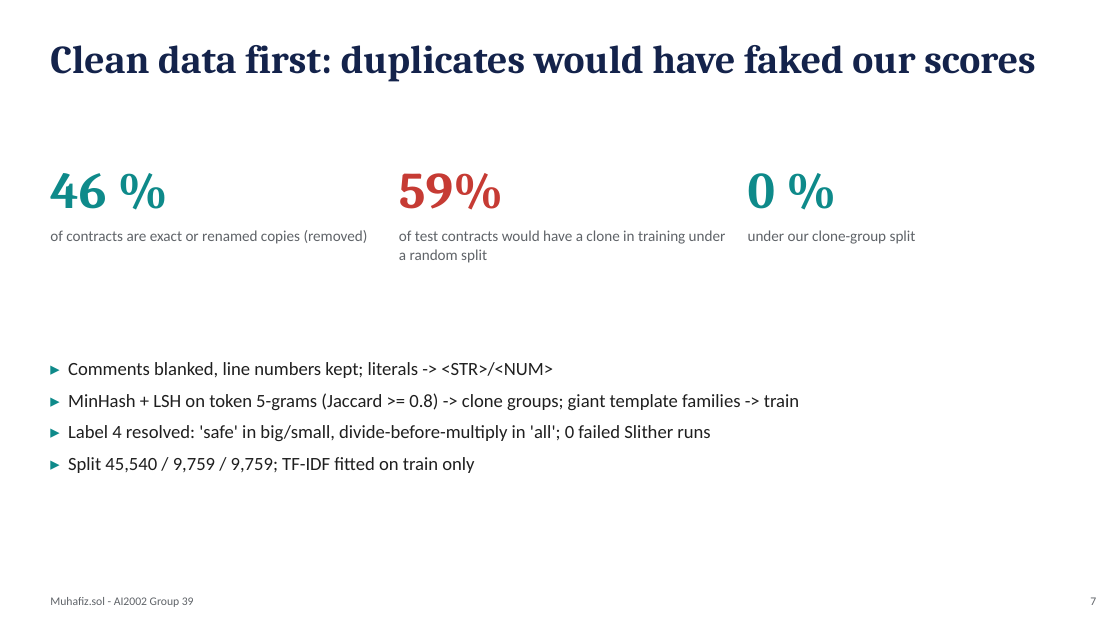
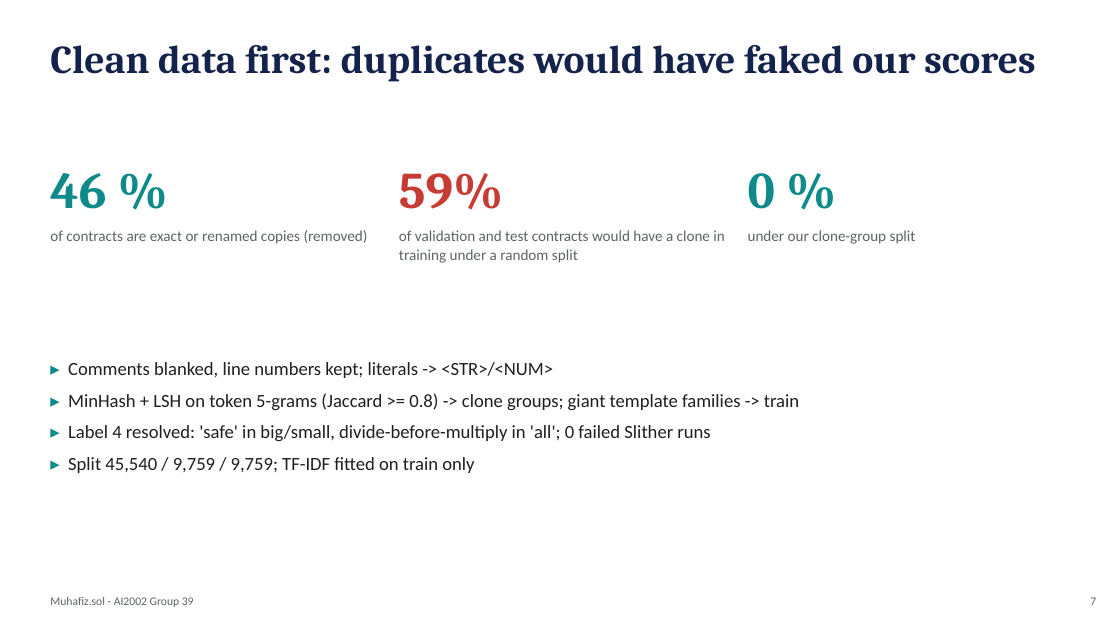
Before and after one commit to tlhaasami/muhafix-sol, a slide deck: slide 7 of reports/Muhafiz_sol_Slides.pptx. Drawn at 1120x630 pixels with LibreOffice and Linux fonts; fonts in the diff are those of the drawing. Boxes give left, top, right and bottom in pixels: in the first picture for what was removed or moved away, otherwise in the second. Text is boxed around its words. In the diff, an @@ line names an element or a change of style, - is before the commit and + after.

```diff
--- a/reports/Muhafiz_sol_Slides.pptx
+++ b/reports/Muhafiz_sol_Slides.pptx
@@ text at box(399, 230, 724, 263): text changed @@
-of test contracts would have a clone in training under a random split
+of validation and test contracts would have a clone in training under a random split
```
Also in this commit, not shown: 5 other slides changed, 19 other files.
